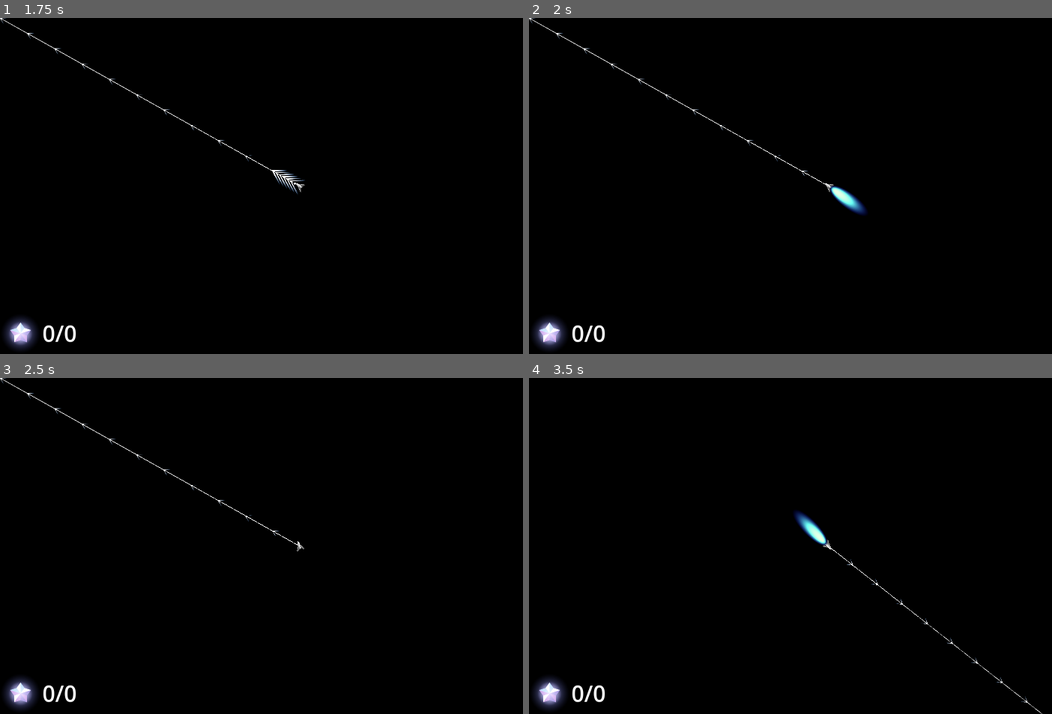
Above: before the commit, frames 1-4 (two rows, left to right).
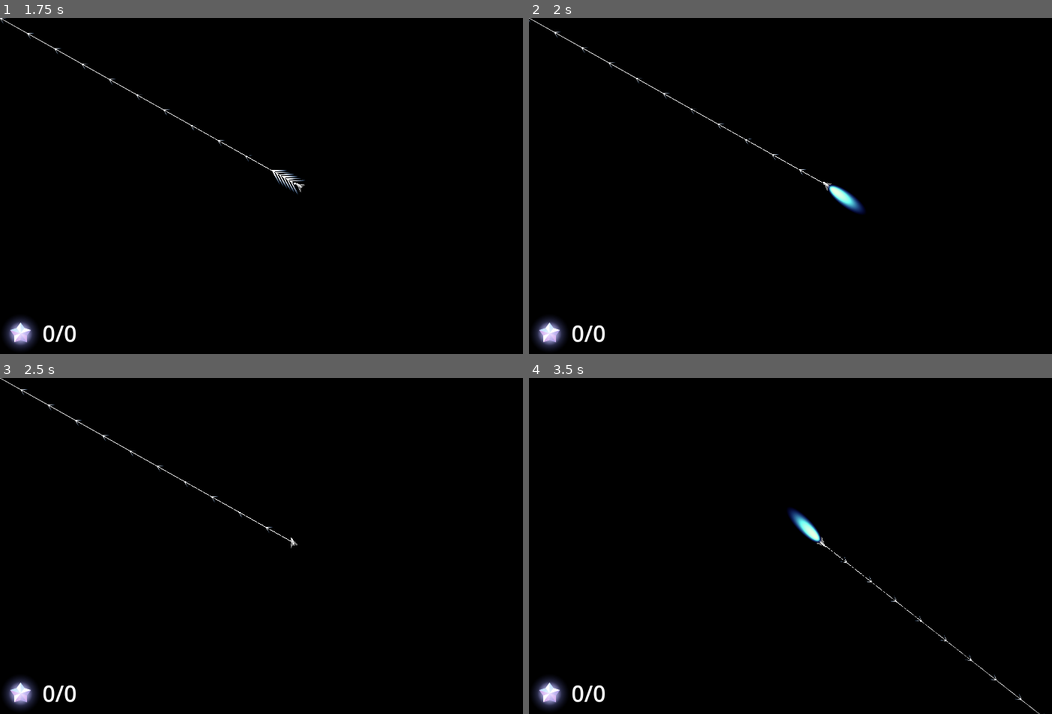
Above: after the commit, the same moments.

Repository: revanj/AstronautAndOrbit
Game: Godot game, scene res://LevelBase.tscn
The game is run twice, just before and just after one commit, with the same random seed, the same clock (stepped at 60 frames per second) and the same inputs.
Inputs (mouse positions are in pixels of both pictures, inside the frame that each line leads up to):
- Up to frame 1 (1.75 s): tap Enter at 0.5 s; move the mouse to (428, 169) at 0.52 s; hold D (thruster_right_turn) 0.53-1.25 s; click (428, 169) at 0.67 s; click (428, 169) at 0.77 s; tap Space at 1.25 s; drag from (177, 202) to (271, 253) at 1.27 s
- Up to frame 2 (2 s): no input
- Up to frame 3 (2.5 s): move the mouse to (360, 472) at 2.02 s; hold D (thruster_right_turn) from 2.03 s (still down)
- Up to frame 4 (3.5 s): release D (thruster_right_turn) at 2.75 s; drag from (800, 613) to (649, 495) at 2.77 s

Frame 1 is identical in both runs. In frame 2, 0.3% of the frame differs, in the area x 0-65%, y 0-59%; in frame 3, 0.2%; in frame 4, 0.7%, in the area x 49-99%, y 38-100%.

Commit message:
A basic test level

Diff:
--- a/LevelBase.tscn
+++ b/LevelBase.tscn
@@ -28,3 +28,5 @@
 visible = false
 
 [node name="CrystalCollect" parent="UI" instance=ExtResource("9_1oir3")]
+
+[node name="Camera2D" type="Camera2D" parent="."]
--- /dev/null
+++ b/Levels/TestLevel1/Level1Test.tscn
@@ -0,0 +1,33 @@
+[gd_scene load_steps=4 format=3 uid="uid://c0a1c3yaxmk7q"]
+
+[ext_resource type="PackedScene" uid="uid://w6gs4ljwad72" path="res://LevelBase.tscn" id="1_2brmb"]
+[ext_resource type="PackedScene" uid="uid://b160ih64nd20k" path="res://GravityObjects/Star.tscn" id="2_4p74e"]
+[ext_resource type="PackedScene" uid="uid://co8brsgf1hgks" path="res://EnergyStar.tscn" id="3_fnrlq"]
+
+[node name="LevelBase" instance=ExtResource("1_2brmb")]
+
+[node name="Spaceship" parent="StarFields" index="0"]
+position = Vector2(-784, 183)
+
+[node name="Star" parent="StarFields" index="1" instance=ExtResource("2_4p74e")]
+position = Vector2(180, -255)
+scale = Vector2(1.33191, 1.33816)
+
+[node name="Star2" parent="StarFields" index="2" instance=ExtResource("2_4p74e")]
+position = Vector2(396, 175)
+scale = Vector2(1.33191, 1.33816)
+
+[node name="EnergyCrystal" parent="Crystals" index="0" instance=ExtResource("3_fnrlq")]
+position = Vector2(307, -316)
+
+[node name="EnergyCrystal2" parent="Crystals" index="1" instance=ExtResource("3_fnrlq")]
+position = Vector2(197, -392)
+
+[node name="EnergyCrystal3" parent="Crystals" index="2" instance=ExtResource("3_fnrlq")]
+position = Vector2(72, -353)
+
+[node name="EnergyCrystal4" parent="Crystals" index="3" instance=ExtResource("3_fnrlq")]
+position = Vector2(530, 74)
+
+[node name="EnergyCrystal5" parent="Crystals" index="4" instance=ExtResource("3_fnrlq")]
+position = Vector2(612, 233)
--- a/Spaceship/Spaceship.tscn
+++ b/Spaceship/Spaceship.tscn
@@ -40,5 +40,3 @@
 modulate = Color(1, 1, 1, 0)
 position = Vector2(0, 236.53)
 texture = ExtResource("6_msu38")
-
-[node name="Camera2D" type="Camera2D" parent="."]
Binary file added: Art/asteroid.png
Not shown, added: Art/asteroid.png.import
